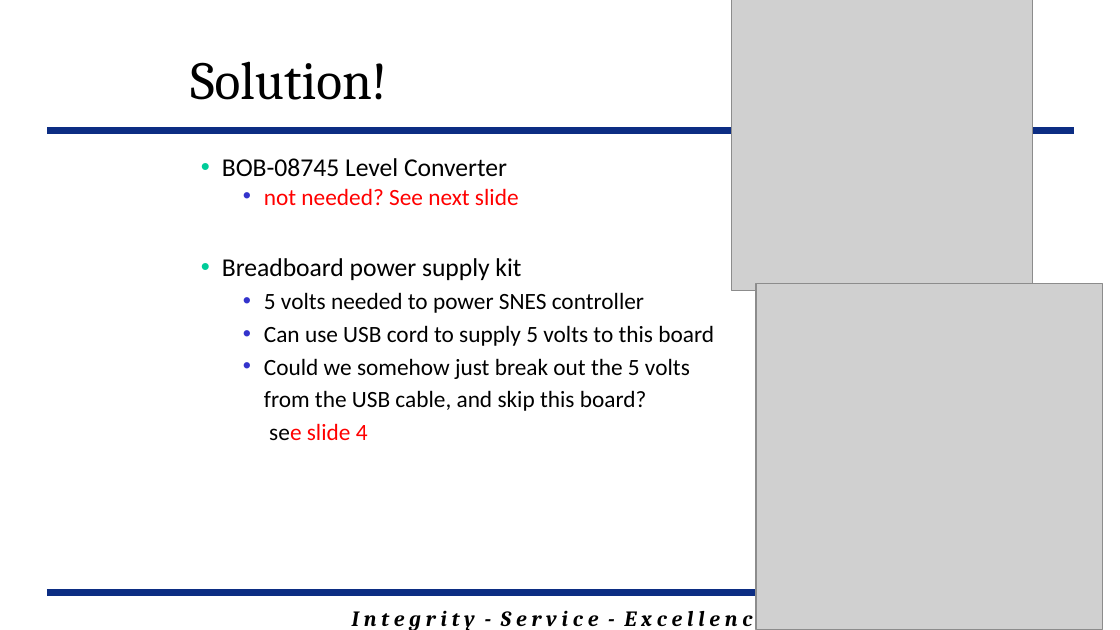
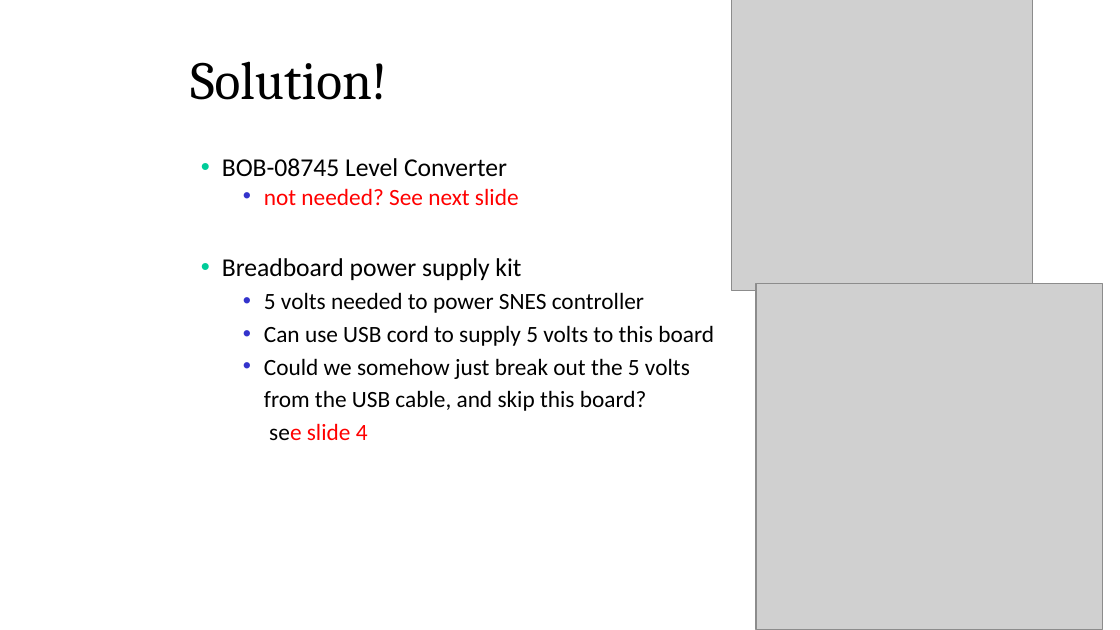
Before and after one commit to GeorgeYork/ECE383_web, a slide deck: slide 3 of datasheets/NES controller hints.pptx (slide 2 before the commit). Drawn at 1120x630 pixels with LibreOffice and Linux fonts; fonts in the diff are those of the drawing; grey boxes stand for pictures; background and template pictures are left out. Boxes give left, top, right and bottom in pixels: in the first picture for what was removed or moved away, otherwise in the second. Text is boxed around its words. In the diff, an @@ line names an element or a change of style, - is before the commit and + after.

```diff
--- a/datasheets/NES controller hints.pptx
+++ b/datasheets/NES controller hints.pptx
@@ line removed from (47, 130) to (1074, 130) @@
@@ line removed from (47, 592) to (1074, 592) @@
@@ text removed at [352, 611, 768, 630] @@
-I n t e g r i t y - S e r v i c e - E x c e l l e n c e
```
Also in this commit, not shown: 7 other slides changed, 1 slide removed.
